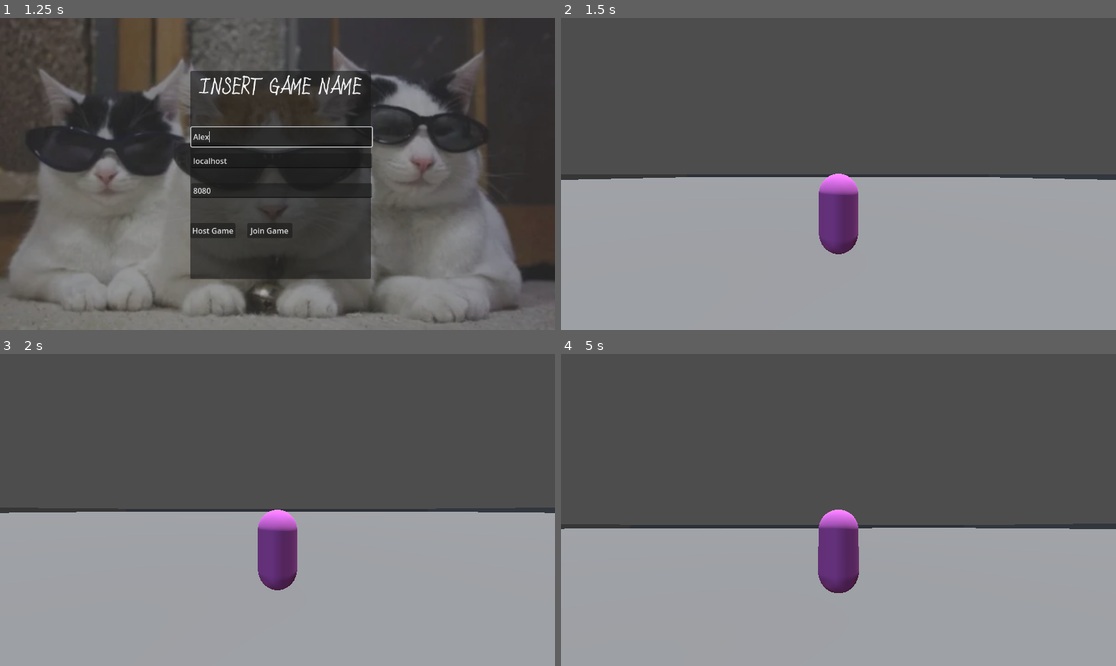
Above: before the commit, frames 1-4 (two rows, left to right).
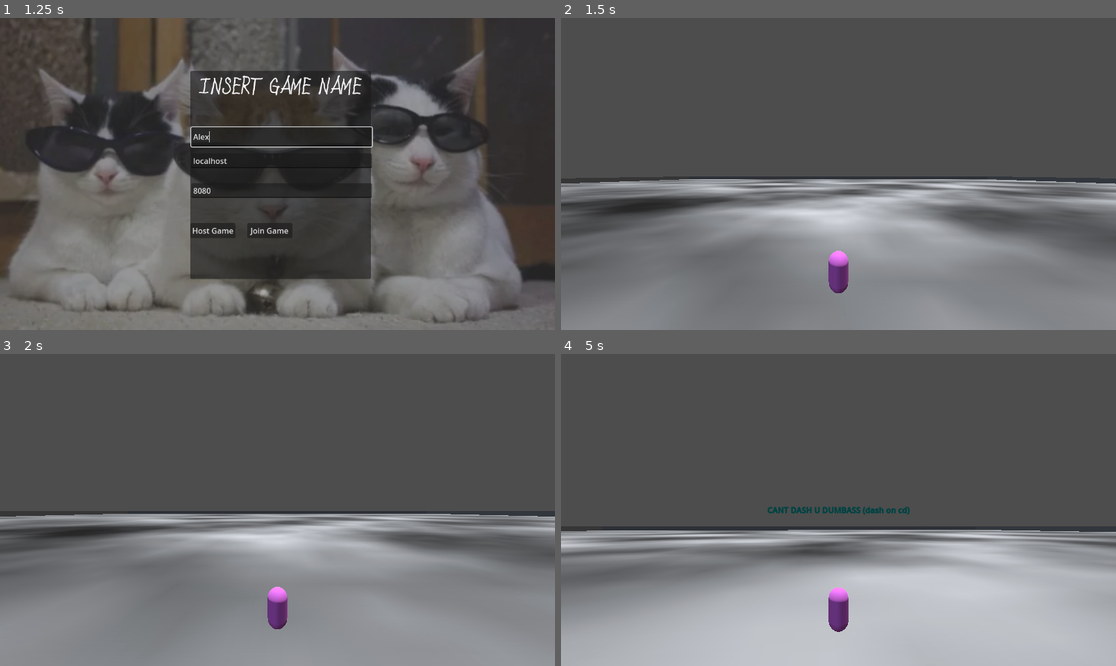
Above: after the commit, the same moments.

Repository: Choipi/ProjectBossRush
Game: Godot game, scene res://Scenes/Main.tscn
Same seed, same stepped clock (60 frames per second), same inputs: the game is played once before the commit and once after it.
Inputs (mouse positions are in pixels of both pictures, inside the frame that each line leads up to):
- Up to frame 1 (1.25 s): click (283, 136) at 0.52 s; type "Alex" at 0.6 s
- Up to frame 2 (1.5 s): click "Host Game" at 1.25 s
- Up to frame 3 (2 s): no input
- Up to frame 4 (5 s): move the mouse to (866, 510) at 2.02 s; hold Shift (run) 2.03-2.78 s; hold W (move_up) from 2.03 s (still down); tap Space (jump) at 2.27, 2.3, 2.57, 2.85, 3.02, 3.32, 3.8, 4.52, 4.82 s; move the mouse to (810, 510) at 2.77 s; tap Shift (run) at 3.05, 4.35 s; move the mouse to (849, 503) at 3.52 s; hold Shift (run) 3.53-4.28 s; move the mouse to (832, 516) at 4.27 s

Frame 1 is identical in both runs. In frame 2, 36% of the frame differs, in the area x 0-100%, y 49-100%; in frame 3, 30%; in frame 4, 30%.

Commit message:
Dash mechanic

Diff:
--- /dev/null
+++ b/Scenes/FLOOR.gdshader
@@ -0,0 +1,14 @@
+shader_type spatial;
+
+void vertex() {
+	// Called for every vertex the material is visible on.
+}
+
+void fragment() {
+	// Called for every pixel the material is visible on.
+}
+
+//void light() {
+//	// Called for every pixel for every light affecting the material.
+//	// Uncomment to replace the default light processing function with this one.
+//}
--- /dev/null
+++ b/Scenes/Floor.tres
@@ -0,0 +1,36 @@
+[gd_resource type="VisualShader" load_steps=4 format=3 uid="uid://fkevjgsttica"]
+
+[sub_resource type="FastNoiseLite" id="FastNoiseLite_qr8hw"]
+seed = 265
+frequency = 0.0338
+
+[sub_resource type="NoiseTexture2D" id="NoiseTexture2D_358gn"]
+noise = SubResource("FastNoiseLite_qr8hw")
+
+[sub_resource type="VisualShaderNodeTexture" id="VisualShaderNodeTexture_8l7mi"]
+texture = SubResource("NoiseTexture2D_358gn")
+texture_type = 2
+
+[resource]
+code = "shader_type spatial;
+render_mode blend_mix, depth_draw_opaque, cull_back, diffuse_lambert, specular_schlick_ggx;
+
+uniform sampler2D tex_frg_2 : hint_normal;
+
+
+
+void fragment() {
+// Texture2D:2
+	vec4 n_out2p0 = texture(tex_frg_2, UV);
+
+
+// Output:0
+	ALBEDO = vec3(n_out2p0.xyz);
+
+
+}
+"
+graph_offset = Vector2(-265.701, -108.027)
+nodes/fragment/2/node = SubResource("VisualShaderNodeTexture_8l7mi")
+nodes/fragment/2/position = Vector2(-140, 80)
+nodes/fragment/connections = PackedInt32Array(2, 0, 0, 0)
--- a/Scenes/Player.tscn
+++ b/Scenes/Player.tscn
@@ -1,9 +1,10 @@
-[gd_scene load_steps=11 format=3 uid="uid://csex40yx82c7l"]
+[gd_scene load_steps=17 format=3 uid="uid://csex40yx82c7l"]
 
 [ext_resource type="Script" uid="uid://b43jrl081sn8q" path="res://Scripts/character_body_3d.gd" id="1_rpqav"]
 [ext_resource type="PackedScene" uid="uid://lcci85rdod4m" path="res://Scenes/cam_root.tscn" id="2_dewec"]
 [ext_resource type="Script" uid="uid://ccp6gbd8mminm" path="res://Scripts/InputPlayerNode.gd" id="4_5ixxa"]
 [ext_resource type="PackedScene" uid="uid://dvlvqk0yu8pjy" path="res://Scenes/player_controller.tscn" id="5_5ixxa"]
+[ext_resource type="Script" uid="uid://cux5y52fip2y5" path="res://Scripts/dash_module.gd" id="5_nn08x"]
 
 [sub_resource type="CapsuleShape3D" id="CapsuleShape3D_rpqav"]
 
@@ -28,6 +29,9 @@
 properties/2/path = NodePath(".:run_input")
 properties/2/spawn = true
 properties/2/replication_mode = 1
+properties/3/path = NodePath(".:dash_input")
+properties/3/spawn = true
+properties/3/replication_mode = 1
 
 [sub_resource type="CapsuleMesh" id="CapsuleMesh_kyqiw"]
 
@@ -35,6 +39,73 @@
 albedo_color = Color(1, 0.486275, 1, 1)
 
 [sub_resource type="CylinderMesh" id="CylinderMesh_kyqiw"]
+
+[sub_resource type="FontVariation" id="FontVariation_5ixxa"]
+variation_embolden = 0.27
+
+[sub_resource type="LabelSettings" id="LabelSettings_nn08x"]
+font = SubResource("FontVariation_5ixxa")
+
+[sub_resource type="Animation" id="Animation_52ee3"]
+resource_name = "Cant_Dash_UI"
+length = 1.5
+tracks/0/type = "value"
+tracks/0/imported = false
+tracks/0/enabled = true
+tracks/0/path = NodePath("Label:label_settings:font:variation_embolden")
+tracks/0/interp = 1
+tracks/0/loop_wrap = true
+tracks/0/keys = {
+"times": PackedFloat32Array(0, 0.166667, 0.333333, 0.533333, 0.666667, 0.9, 1.16667, 1.5),
+"transitions": PackedFloat32Array(1, 1, 1, 1, 1, 1, 1, 1),
+"update": 0,
+"values": [0.27, 1.63, 0.27, 0.97, 0.27, 1.63, 0.27, 0.97]
+}
+tracks/1/type = "value"
+tracks/1/imported = false
+tracks/1/enabled = true
+tracks/1/path = NodePath("Label:visible")
+tracks/1/interp = 1
+tracks/1/loop_wrap = true
+tracks/1/keys = {
+"times": PackedFloat32Array(0, 1.5),
+"transitions": PackedFloat32Array(1, 1),
+"update": 1,
+"values": [true, false]
+}
+
+[sub_resource type="Animation" id="Animation_bhhdu"]
+length = 0.001
+tracks/0/type = "value"
+tracks/0/imported = false
+tracks/0/enabled = true
+tracks/0/path = NodePath("Label:label_settings:font:variation_embolden")
+tracks/0/interp = 1
+tracks/0/loop_wrap = true
+tracks/0/keys = {
+"times": PackedFloat32Array(0),
+"transitions": PackedFloat32Array(1),
+"update": 0,
+"values": [0.27]
+}
+tracks/1/type = "value"
+tracks/1/imported = false
+tracks/1/enabled = true
+tracks/1/path = NodePath("Label:visible")
+tracks/1/interp = 1
+tracks/1/loop_wrap = true
+tracks/1/keys = {
+"times": PackedFloat32Array(0),
+"transitions": PackedFloat32Array(1),
+"update": 1,
+"values": [false]
+}
+
+[sub_resource type="AnimationLibrary" id="AnimationLibrary_megsn"]
+_data = {
+&"Cant_Dash_UI": SubResource("Animation_52ee3"),
+&"RESET": SubResource("Animation_bhhdu")
+}
 
 [node name="Player" type="CharacterBody3D" node_paths=PackedStringArray("_player_input", "_camera_input", "_player_model", "_player_controller") groups=["Player"]]
 floor_stop_on_slope = false
@@ -74,3 +145,42 @@
 _camera_input = NodePath("../CamRoot")
 _player_input = NodePath("../PlayerInput")
 _player_model = NodePath("../ModelNode")
+
+[node name="DashModule" type="Node" parent="." node_paths=PackedStringArray("_player_ref", "_player_input", "_camera_input", "_player_model", "_player_controller")]
+script = ExtResource("5_nn08x")
+_player_ref = NodePath("..")
+_player_input = NodePath("../PlayerInput")
+_camera_input = NodePath("../CamRoot")
+_player_model = NodePath("../ModelNode")
+_player_controller = NodePath("../PlayerController")
+
+[node name="UI" type="Control" parent="."]
+layout_mode = 3
+anchors_preset = 15
+anchor_right = 1.0
+anchor_bottom = 1.0
+grow_horizontal = 2
+grow_vertical = 2
+
+[node name="Label" type="Label" parent="UI"]
+visible = false
+modulate = Color(0, 0.26, 0.26, 1)
+layout_mode = 1
+anchors_preset = 8
+anchor_left = 0.5
+anchor_top = 0.5
+anchor_right = 0.5
+anchor_bottom = 0.5
+offset_left = -143.5
+offset_top = -11.5
+offset_right = 143.5
+offset_bottom = 11.5
+grow_horizontal = 2
+grow_vertical = 2
+text = "CANT DASH U DUMBASS (dash on cd)"
+label_settings = SubResource("LabelSettings_nn08x")
+
+[node name="AnimPlayer" type="AnimationPlayer" parent="UI"]
+libraries = {
+&"": SubResource("AnimationLibrary_megsn")
+}
--- a/Scenes/cam_root.tscn
+++ b/Scenes/cam_root.tscn
@@ -27,9 +27,10 @@
 [node name="CameraRot" type="Node3D" parent="CameraMount"]
 
 [node name="SpringArm3D" type="SpringArm3D" parent="CameraMount/CameraRot"]
+transform = Transform3D(1, 0, 0, 0, 1, 0, 0, 0, 1, 0, 4, 0)
 collision_mask = 2
 shape = SubResource("SphereShape3D_dewec")
-spring_length = 4.0
+spring_length = 8.0
 
 [node name="Camera3D" type="Camera3D" parent="CameraMount/CameraRot/SpringArm3D"]
 fov = 90.0
--- a/Scenes/environnement.tscn
+++ b/Scenes/environnement.tscn
@@ -1,8 +1,14 @@
-[gd_scene load_steps=9 format=3 uid="uid://cq7e3jfwyxq7k"]
+[gd_scene load_steps=11 format=3 uid="uid://cq7e3jfwyxq7k"]
+
+[ext_resource type="Shader" uid="uid://fkevjgsttica" path="res://Scenes/Floor.tres" id="1_v21bx"]
 
 [sub_resource type="PlaneMesh" id="PlaneMesh_3nsfk"]
 
 [sub_resource type="BoxMesh" id="BoxMesh_gkag5"]
+
+[sub_resource type="ShaderMaterial" id="ShaderMaterial_8g7w5"]
+render_priority = 0
+shader = ExtResource("1_v21bx")
 
 [sub_resource type="ConcavePolygonShape3D" id="ConcavePolygonShape3D_v21bx"]
 data = PackedVector3Array(-0.5, 0.5, 0.5, 0.5, 0.5, 0.5, -0.5, -0.5, 0.5, 0.5, 0.5, 0.5, 0.5, -0.5, 0.5, -0.5, -0.5, 0. …(500 unchanged characters)…
@@ -51,6 +57,7 @@
 transform = Transform3D(-7.944, 0, 0, 0, 0.25, 0, 0, 0, -7.944, 0, 0, 0)
 mesh = SubResource("BoxMesh_gkag5")
 skeleton = NodePath("")
+surface_material_override/0 = SubResource("ShaderMaterial_8g7w5")
 
 [node name="StaticBody3D" type="StaticBody3D" parent="Terrain/MeshInstance3D"]
 
--- a/Scripts/InputPlayerNode.gd
+++ b/Scripts/InputPlayerNode.gd
@@ -3,8 +3,9 @@
 var input_dir : Vector2 = Vector2.ZERO
 var jump_input := 0.0
 var run_input := false
+var dash_input :=  0.0
 
 func _physics_process(delta):
-	input_dir = Input.get_vector("move_left", "move_right", "move_up", "move_down")
-	jump_input = Input.get_action_strength("jump")
+	input_dir = Input.get_vector("move_right", "move_left", "move_up", "move_down")
 	run_input = Input.is_action_pressed("run")
+	dash_input = Input.is_action_just_pressed("jump")
--- a/Scripts/character_body_3d.gd
+++ b/Scripts/character_body_3d.gd
@@ -33,7 +33,7 @@
 	_apply_gravity(delta)
 
 	if  is_multiplayer_authority():
-		_player_controller._physics_process_controller(delta)
+		_player_controller._physics_process_controller(delta,cant_interact)
 	else:
 		# Smooths out players (model) rotation on clients
 		var from = _player_model.global_transform.basis
@@ -41,6 +41,8 @@
 		var model_transform = Basis(from.slerp(to, delta * _player_controller.ROTATION_INTERPOLATE_SPEED))
 		model_transform = model_transform.orthonormalized()
 		_player_model.global_transform.basis = model_transform
+	if Input.is_action_just_pressed("ui_cancel"):
+		Input.set_mouse_mode(Input.MOUSE_MODE_VISIBLE)
 
 func _apply_gravity(delta):
 	if not is_on_floor():
@@ -48,11 +50,12 @@
 
 
 func take_damage():
-	if !cant_interact:
+	if !cant_interact and !_player_controller.cant_move:
 		if multiplayer.is_server():
-			cant_interact = true
-			print(name, " is taking damage")
-			velocity = Vector3(0,25,0)
-			move_and_slide()
-			await get_tree().create_timer(2).timeout
-			cant_interact = false
+			if is_on_floor():
+				cant_interact = true
+				print(name, " is taking damage")
+				velocity = Vector3(0,25,0)
+				move_and_slide()
+				await get_tree().create_timer(3.5).timeout
+				cant_interact = false
--- /dev/null
+++ b/Scripts/dash_module.gd
@@ -0,0 +1,22 @@
+class_name DashModule extends Node
+@export var _player_ref : PlayerChar
+@export var _player_input : PlayerInput
+@export var _camera_input : CameraInput
+@export var _player_model : Node3D
+@export var _player_controller : PlayerController
+
+const DASH_VELOCITY := 6.0
+
+var dash_available := true
+
+func process_dash(delta):
+	var camera_basis : Basis = _camera_input.get_camera_rotation_basis()
+	var camera_z := camera_basis.z
+
+	camera_z.y = 0
+	camera_z = camera_z.normalized()
+
+	# NOTE: Model direction issues can be resolved by adding a negative to camera_z, depending on setup.
+	var player_lookat_target = -camera_z
+	if _player_input.dash_input > 0 and dash_available:
+		_player_ref.velocity = Vector3()
--- a/Scripts/player_controller.gd
+++ b/Scripts/player_controller.gd
@@ -5,15 +5,18 @@
 @export var _player_input : PlayerInput
 @export var _player_model : Node3D
 
+const DASH_COOLDOWN = 2.0
 const SPEED := 5.0
 const JUMP_VELOCITY := 4.5
 const ROTATION_INTERPOLATE_SPEED := 45
+var can_dash:= true
+var cant_move := false
 
 func _process_jump():
 	if _player_input.jump_input > 0 and _player_ref.is_on_floor():
 		_player_ref.velocity.y = JUMP_VELOCITY * _player_input.jump_input
 
-func _physics_process_controller(delta):
+func _physics_process_controller(delta,cant_interact):
 	_process_jump()
 
 	var camera_basis : Basis = _camera_input.get_camera_rotation_basis()
@@ -52,13 +55,31 @@
 
 	var input_dir = _player_input.input_dir
 
+	if cant_interact:
+		input_dir = Vector2.ZERO
+
 	var direction = (camera_basis * Vector3(input_dir.x, 0, input_dir.y)).normalized()
 	var position_target = direction * SPEED
 
-	if _player_input.run_input:
+
+
+	if _player_input.dash_input and !cant_interact and can_dash  :
+		position_target *= 5
+		cant_move = true
+		horizontal_velocity =horizontal_velocity.lerp(position_target, 100 * delta)
+		if horizontal_velocity:
+			_player_ref.velocity.x = horizontal_velocity.x
+			_player_ref.velocity.z = horizontal_velocity.z
+			_start_dash_cooldown()
+			_player_ref.move_and_slide()
+		await get_tree().create_timer(0.5).timeout
+		cant_move = false
+	elif !can_dash and _player_input.dash_input:
+		show_dash_ui.rpc()
+	elif _player_input.run_input and !cant_interact:
 		position_target *= 1.5
-	horizontal_velocity = horizontal_velocity.lerp(position_target, 10 * delta)
-
+	if !cant_move:
+		horizontal_velocity = horizontal_velocity.lerp(position_target, 10 * delta)
 	if horizontal_velocity:
 		_player_ref.velocity.x = horizontal_velocity.x
 		_player_ref.velocity.z = horizontal_velocity.z
@@ -67,3 +88,13 @@
 		_player_ref.velocity.z = move_toward(_player_ref.velocity.z, 0, SPEED)
 
 	_player_ref.move_and_slide()
+
+func _start_dash_cooldown():
+	can_dash = false
+	await get_tree().create_timer(DASH_COOLDOWN).timeout
+	can_dash = true
+
+@rpc("authority", "call_local", "reliable")
+func show_dash_ui():
+	if !can_dash:
+		$"../UI/AnimPlayer".play("Cant_Dash_UI")
Not shown, added: Scenes/FLOOR.gdshader.uid
Not shown, added: Scripts/dash_module.gd.uid
